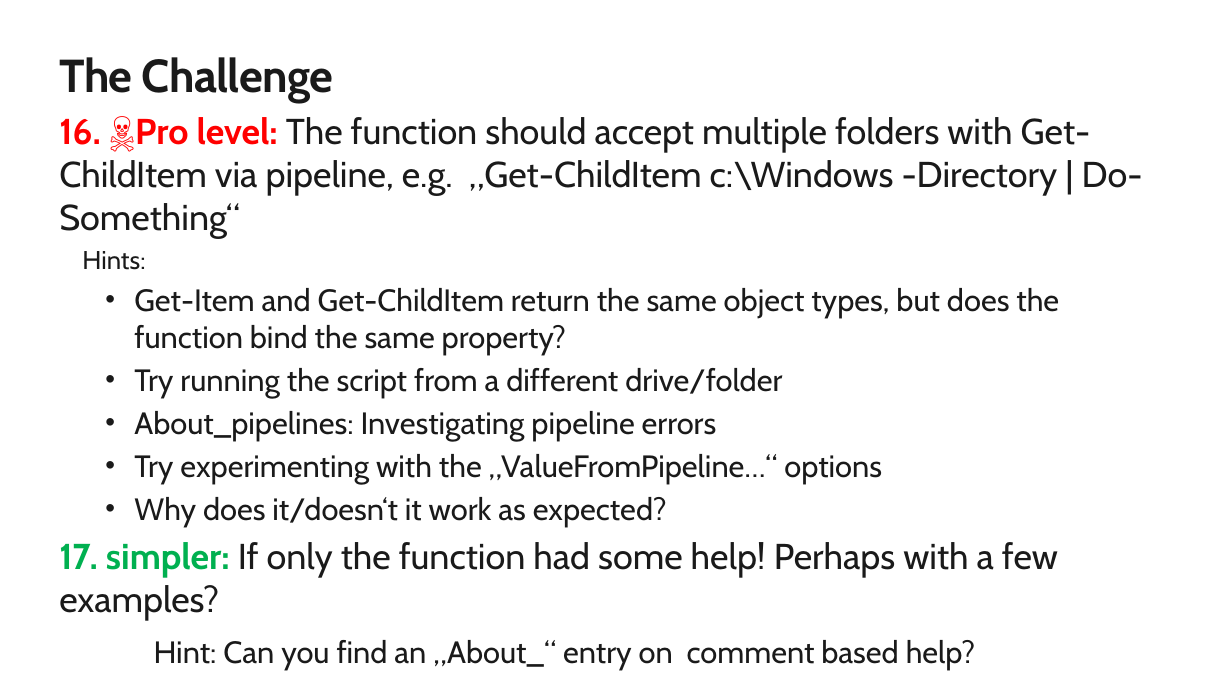
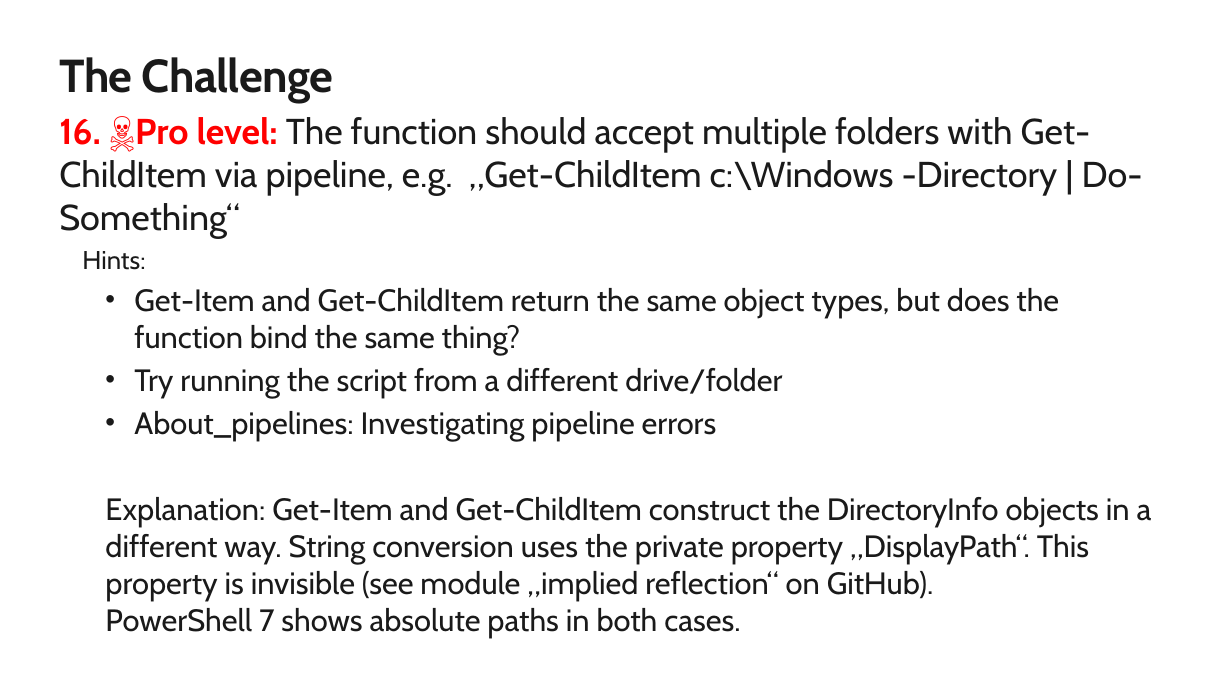
Before and after one commit to jkulbe-msft/powershell-foundation, a slide deck: slide 11 of Abschluss/PowerShell Foundation Skills Scripting Challenge English.pptx. Drawn at 1232x693 pixels with LibreOffice and Linux fonts; fonts in the diff are those of the drawing; background and template pictures are left out. Boxes give left, top, right and bottom in pixels: in the first picture for what was removed or moved away, otherwise in the second. Text is boxed around its words. In the diff, an @@ line names an element or a change of style, - is before the commit and + after.

```diff
--- a/Abschluss/PowerShell Foundation Skills Scripting Challenge English.pptx
+++ b/Abschluss/PowerShell Foundation Skills Scripting Challenge English.pptx
@@ text at (x1=134, y1=288, x2=1059, y2=354): text changed @@
-    • Get-Item and Get-ChildItem return the same object types, but does the function bind the same property?
+    • Get-Item and Get-ChildItem return the same object types, but does the function bind the same thing?
@@ text at (x1=105, y1=497, x2=1152, y2=638): text changed @@
-    • Try experimenting with the „ValueFromPipeline…“ options
-    • Why does it/doesn‘t it work as expected?
-17. simpler: If only the function had some help! Perhaps with a few examples?
-Hint: Can you find an „About_“ entry on comment based help?
+    Explanation: Get-Item and Get-ChildItem construct the DirectoryInfo objects in a different way. String conversion uses the private property „DisplayPath“. This property is invisible (see module „implied reflection“ on GitHub).
+    PowerShell 7 shows absolute paths in both cases.
```
Also in this commit, not shown: 1 slide added, 3 other files.
